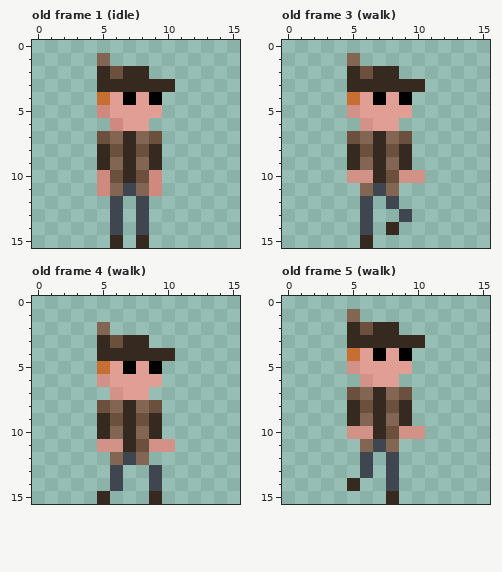
Pixel-art file -- res_dev/player.ase. That is the earlier state.
16x16 pixels, 24 frames. Shown: old frame 1 (idle), old frame 3 (walk), old frame 4 (walk), old frame 5 (walk). The commit also changed other frames, which this record leaves out.
Once edited:
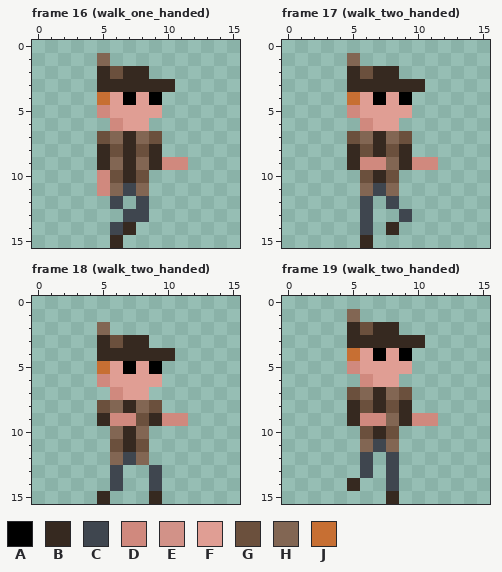
Palette (. is transparent): A #000000  B #362920  C #3f464f  D #d0897e  E #d29288  F #e09e94  G #6b503d  H #826653  J #c76f33
A new or re-ordered frame is compared with the old frame closest to it.
From the commit log: More detailed player animations
Diff:
{"change": "frames re-ordered"}
{"where": "frame 16 (walk_one_handed) against old frame 1 (idle)"}
{"frame":16,"y":9,"x":10,"old":"..","new":"DD"}
{"frame":16,"y":10,"x":9,"old":"D","new":"."}
{"frame":16,"y":11,"x":9,"old":"D","new":"."}
{"frame":16,"y":13,"x":6,"old":"C.","new":".C"}
{"frame":16,"y":14,"x":7,"old":".C","new":"B."}
{"frame":16,"y":15,"x":8,"old":"B","new":"."}
{"where": "frame 17 (walk_two_handed) against old frame 3 (walk)"}
{"frame":17,"y":5,"x":5,"old":"E","new":"D"}
{"frame":17,"y":6,"x":6,"old":"E","new":"D"}
{"frame":17,"y":9,"x":6,"old":"HB","new":"DD"}
{"frame":17,"y":9,"x":10,"old":"..","new":"DD"}
{"frame":17,"y":10,"x":5,"old":"EE","new":".G"}
{"frame":17,"y":10,"x":9,"old":"EE","new":".."}
{"where": "frame 18 (walk_two_handed) against old frame 4 (walk)"}
{"frame":18,"y":6,"x":5,"old":"E","new":"D"}
{"frame":18,"y":7,"x":6,"old":"E","new":"D"}
{"frame":18,"y":9,"x":6,"old":"GB","new":"DD"}
{"frame":18,"y":9,"x":10,"old":"..","new":"DD"}
{"frame":18,"y":10,"x":5,"old":"B","new":"."}
{"frame":18,"y":10,"x":9,"old":"B","new":"."}
{"frame":18,"y":11,"x":5,"old":"EE","new":".G"}
{"frame":18,"y":11,"x":9,"old":"EE","new":".."}
{"where": "frame 19 (walk_two_handed) against old frame 5 (walk)"}
{"frame":19,"y":5,"x":5,"old":"E","new":"D"}
{"frame":19,"y":6,"x":6,"old":"E","new":"D"}
{"frame":19,"y":9,"x":6,"old":"HB","new":"DD"}
{"frame":19,"y":9,"x":10,"old":"..","new":"DD"}
{"frame":19,"y":10,"x":5,"old":"EE","new":".G"}
{"frame":19,"y":10,"x":9,"old":"EE","new":".."}
